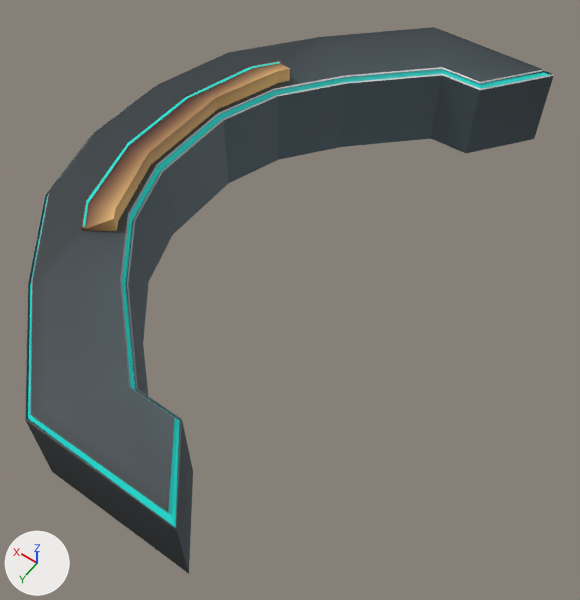
The FBX model Assets/Graphics/3D Models/Table.fbx: old version first, new version second.
The view is the same before and after, from a 50 mm camera at (-7.64, 4.71, 6.62) aimed at (-4.58, 0.42, -0.12). The lights are fixed; the arrows at lower left show +X, +Y and +Z. Where no turn or scale is listed for an object, it has been applied to the vertices.

Objects in the first picture: 'Table'.
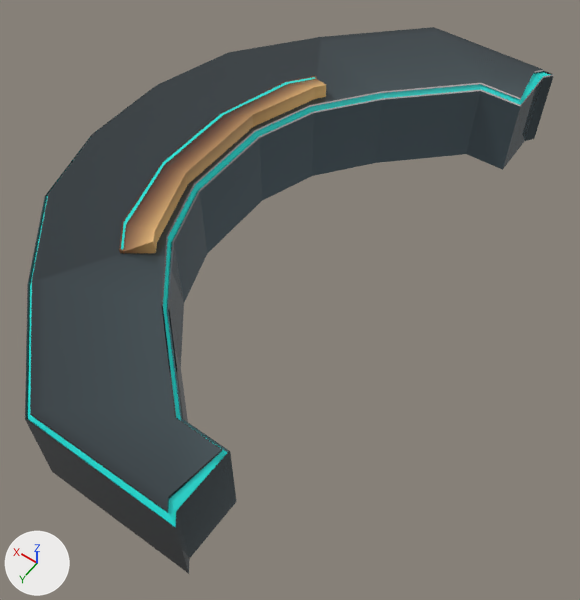
Edits to the bpy script that builds the scene:
```text
Change me_cube_003:
    where me_cube_003.from_pydata(...)  # 226 vertices, 224 faces; spans x -3.09..0.92, y -3.32..3.32, z 0.0..1.16
    used by ob_table; location = (-2.53, 0.0, 0.0)
    me_cube_003 part 1: 114 of the vertices in x -2.53..0.01, y -2.64..2.64, z 0.0..1.16 are moved by (-0.49, 0.0, 0.0)
```

Location of each change, [x1, y1, x2, y2] in pixels of the pictures (580 x 600 px; the box of a moved part takes in the faces that stretch with it):
part 1 of me_cube_003, moved or reshaped: [33, 58, 544, 558] in both
